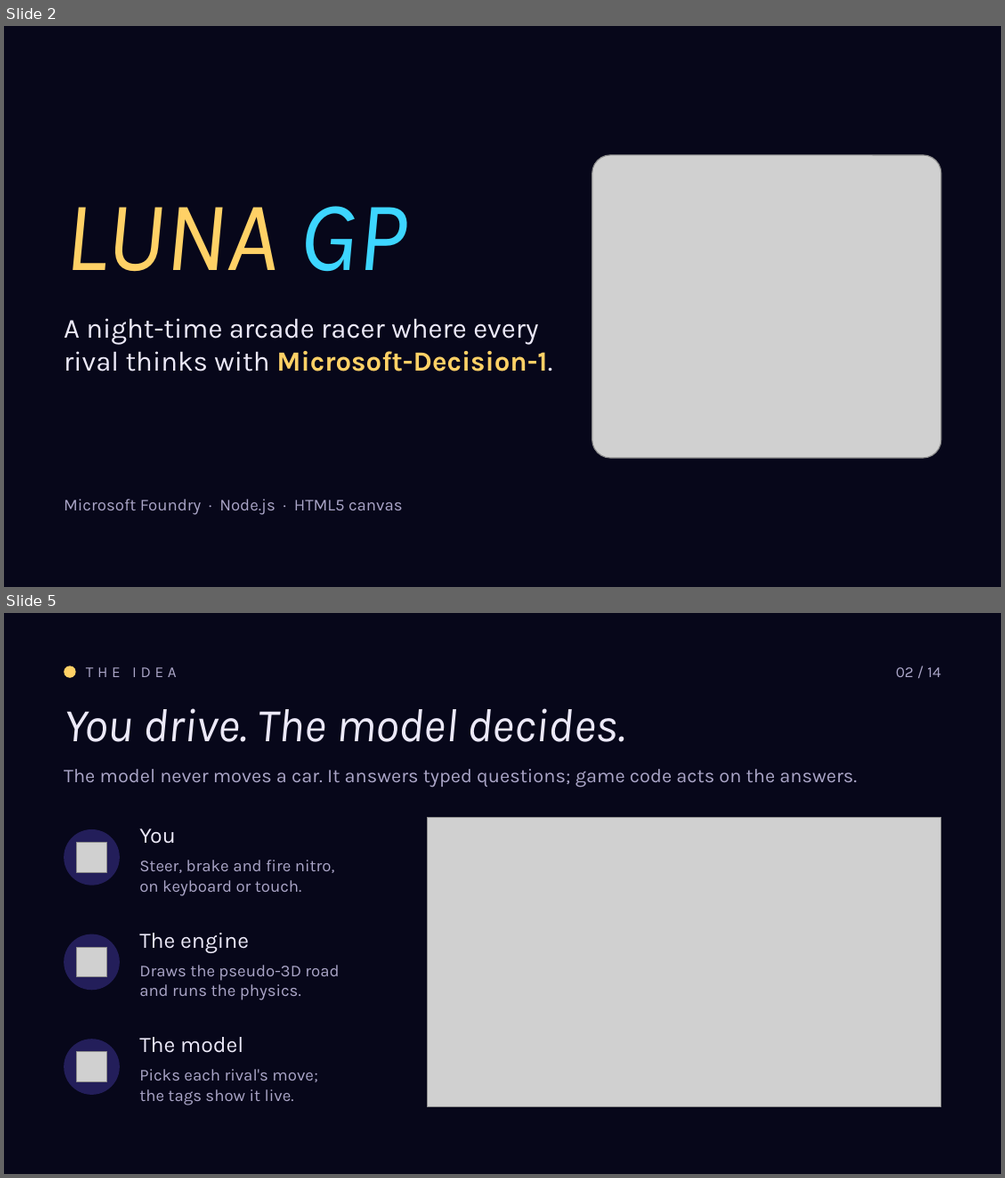
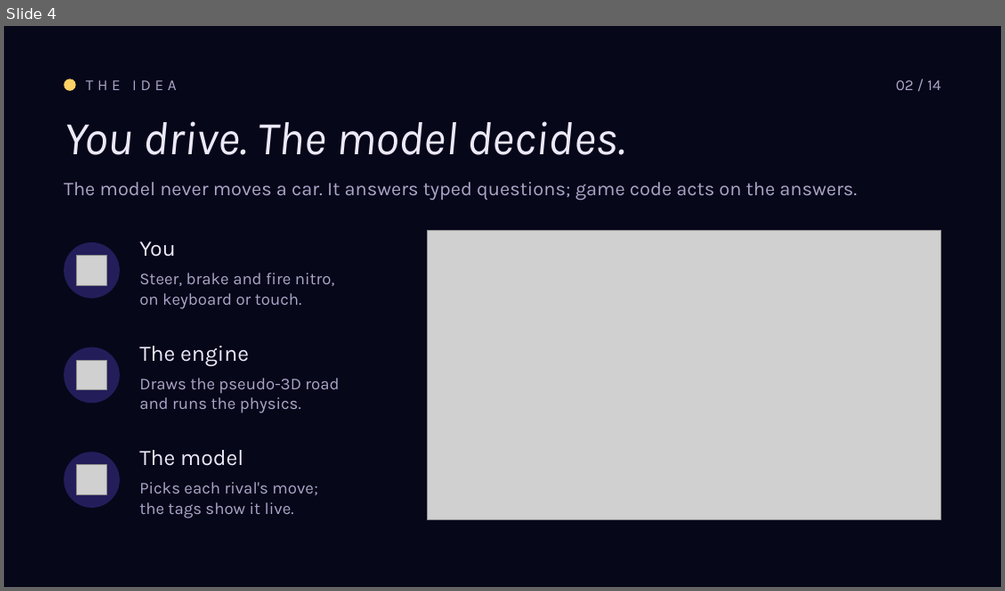
Before and after one commit to roryp/racing, a slide deck: docs/luna-gp-deck.pptx. Shown one above the other, each under a label of ours: slides 2 and 5 before the commit, slide 4 after it; the slides between them are not shown. The pictures are 1005x1178 and 1005x591 pixels, drawn with LibreOffice and Linux fonts; fonts in the diff are those of the drawing; grey boxes stand for pictures. Boxes give left, top, right and bottom in pixels: in the first picture for what was removed or moved away, otherwise in the second. Text is boxed around its words. In the diff, an @@ line names an element or a change of style, - is before the commit and + after.

Commit message:
Update luna-gp presentation deck with new version

```diff
--- a/docs/luna-gp-deck.pptx
+++ b/docs/luna-gp-deck.pptx
@@ slide 2 removed at [4, 26, 1001, 587], background #07071A @@
@@ picture removed at [592, 154, 941, 458] @@
@@ text removed at [64, 206, 406, 272] @@
-LUNA GP
@@ text removed at [64, 318, 552, 371] @@
-A night-time arcade racer where every rival thinks with Microsoft-Decision-1.
@@ text removed at [64, 499, 403, 515] @@
-Microsoft Foundry · Node.js · HTML5 canvas
@@ what was slide 5 is now slide 4 @@
```
